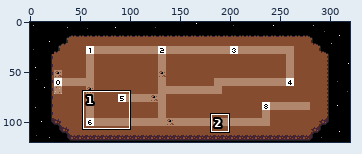
Pixel-art file: res/backgrounds/overworld.aseprite. Above: a wide view before the commit, with the close-up outlined.
Close-up. Before the commit:
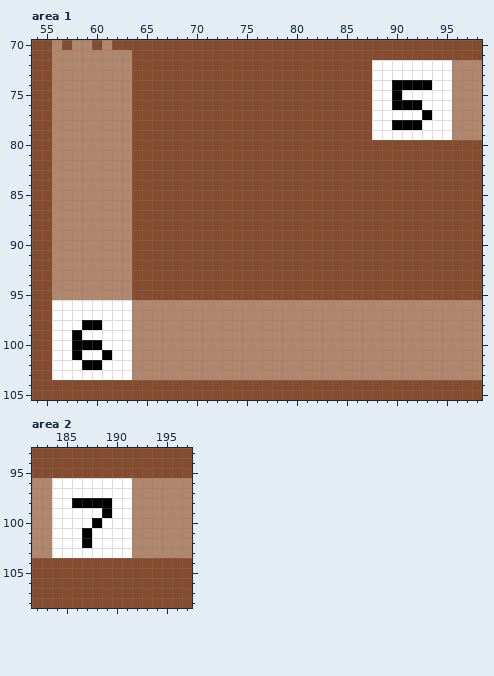
320x120 pixels, 1 frame. Colours within 5 levels of each other are drawn and written as one. Shown: area 1: x 54..98, y 70..105; area 2: x 182..197, y 93..108. The commit also changed other parts of the picture, which this record leaves out.
New version:
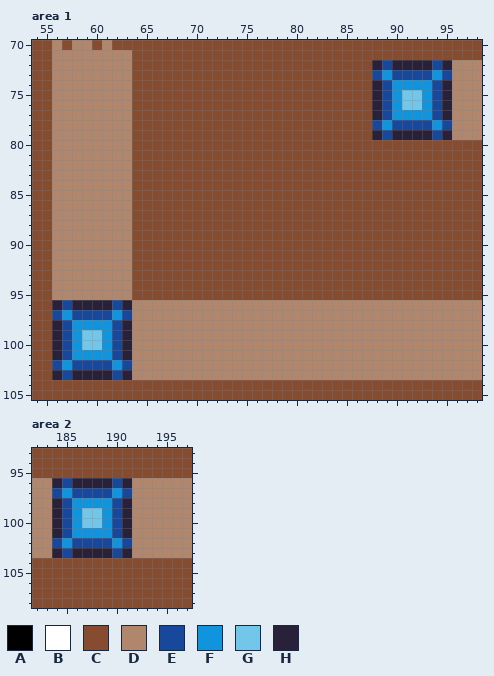
Palette (. is transparent): A #000000  B #ffffff  C #854c30  D #b0876c  E #18489c  F #1094de  G #72c6ea  H #292139
Change:
Area 1, layer "Layer":
The author changed colour A to colour E in row 78 at x 90 to 92; in row 102 at x 59 to 60.
The author changed colour B to colour E in row 72 at x 89 and 94; in row 73 at x 88, 90 to 93 and 95; in rows 74 to 77 at x 89 and 94; in row 78 at x 88, 93 and 95; in row 79 at x 89 and 94; in row 96 at x 57 and 62.
The author changed colour B to colour E in row 97 at x 56, 58 to 61 and 63; in rows 98 to 101 at x 57 and 62; in row 102 at x 56, 58, 61 and 63; in row 103 at x 57 and 62.
The author changed colour A to colour F in row 74 at x 90 to 93; in rows 75 to 76 at x 90; in row 77 at x 93; in row 98 at x 59 to 60; in rows 99 to 100 at x 58; in row 101 at x 58 and 61.
The author changed colour B to colour F in row 73 at x 89 and 94; in rows 75 to 76 at x 93; in row 77 at x 90 to 92; in row 78 at x 89 and 94; in row 97 at x 57 and 62; in row 98 at x 58 and 61.
The author changed colour B to colour F in rows 99 to 100 at x 61; in row 101 at x 59 to 60; in row 102 at x 57 and 62.
The author changed colour A to colour G in row 76 at x 91 to 92; in row 100 at x 59 to 60.
The author changed colour B to colour G in row 75 at x 91 to 92; in row 99 at x 59 to 60.
The author changed colour B to colour H in row 72 at x 88, 90 to 93 and 95; in rows 74 to 77 at x 88 and 95; in row 79 at x 88, 90 to 93 and 95; in row 96 at x 56, 58 to 61 and 63; in rows 98 to 101 at x 56 and 63; in row 103 at x 56, 58 to 61 and 63.
Area 2, layer "Layer":
The author changed colour A to colour E in row 102 at x 187.
The author changed colour B to colour E in row 96 at x 185 and 190; in row 97 at x 184, 186 to 189 and 191; in rows 98 to 101 at x 185 and 190; in row 102 at x 184, 186, 188 to 189 and 191; in row 103 at x 185 and 190.
The author changed colour A to colour F in row 98 at x 186 to 189; in row 99 at x 189; in row 101 at x 187.
The author changed colour B to colour F in row 97 at x 185 and 190; in row 99 at x 186; in row 100 at x 186 and 189; in row 101 at x 186 and 188 to 189; in row 102 at x 185 and 190.
The author changed colour A to colour G in row 100 at x 188.
The author changed colour B to colour G in row 99 at x 187 to 188; in row 100 at x 187.
The author changed colour B to colour H in row 96 at x 184, 186 to 189 and 191; in rows 98 to 101 at x 184 and 191; in row 103 at x 184, 186 to 189 and 191.
